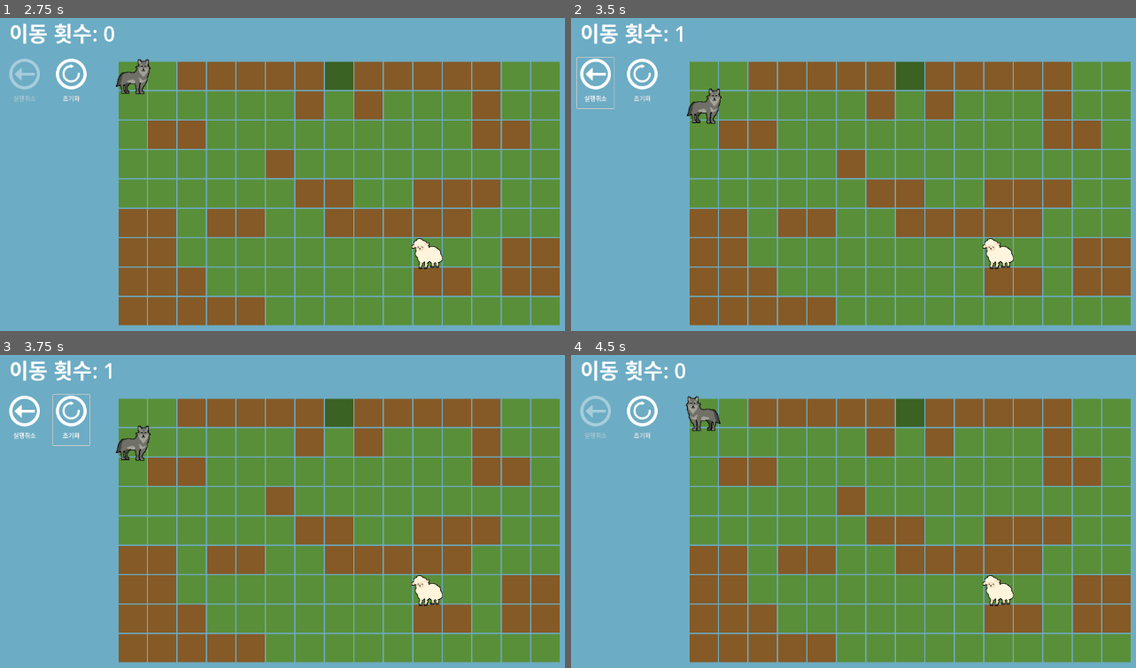
Above: before the commit, frames 1-4 (two rows, left to right).
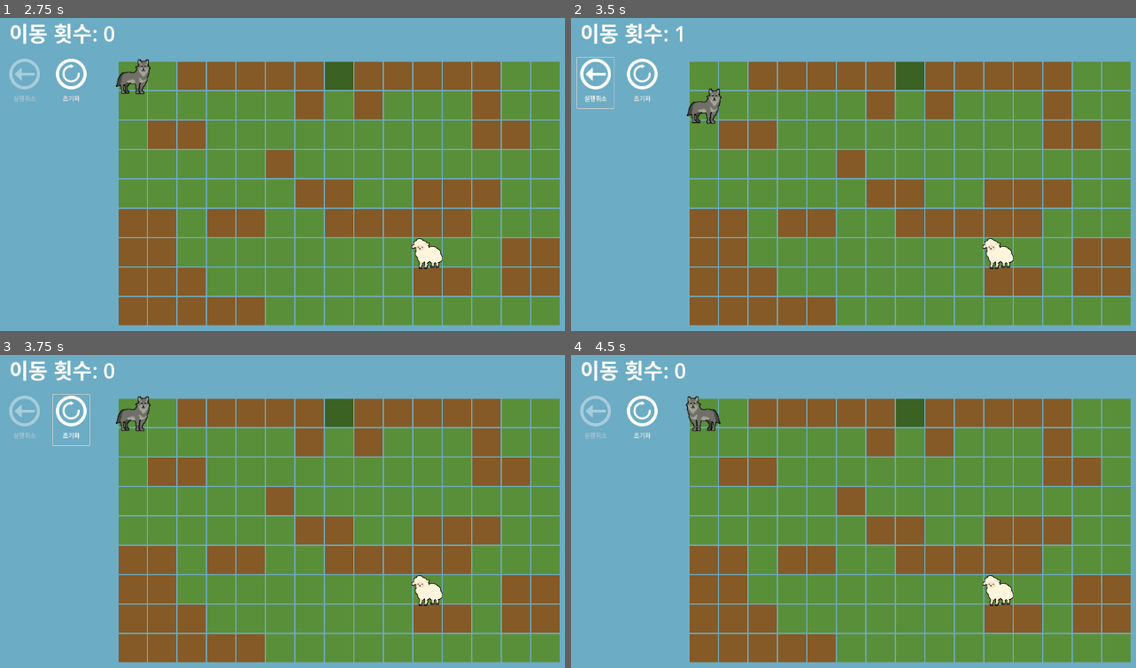
Above: after the commit, the same moments.

Repository: bnnajh7411-a11y/sokoban
Game: Godot game, scene res://scenes/Main.tscn
Two runs of this game, one before a commit and one after it. Both use one fixed random seed, a clock stepped at 60 frames per second and the inputs below.
Inputs:
- Up to frame 1 (2.75 s): click "초기화" at 0.5 s; tap Enter at 1.25 s; hold Right (ui_right) 1.28-2 s; click "실행취소" at 2 s
- Up to frame 2 (3.5 s): tap Space at 2.75 s; hold Down (ui_down) from 2.78 s (still down)
- Up to frame 3 (3.75 s): tap Enter at 3.5 s; release Down (ui_down) at 3.53 s; hold Right (ui_right) from 3.53 s (still down)
- Up to frame 4 (4.5 s): tap Space at 4.25 s; release Right (ui_right) at 4.28 s; hold Up (ui_up) from 4.28 s (still down)

Frames 1-2 are identical in both runs. In frame 3, 1.1% of the frame differs, in the area x 1-27%, y 2-34%; in frame 4, nothing differs.

Commit message:
실행취소 이제 됨.

Diff:
--- a/Main.gd
+++ b/Main.gd
@@ -68,8 +68,10 @@
 	if not restart_button.pressed.is_connected(_on_restart_button_pressed):
 		restart_button.pressed.connect(_on_restart_button_pressed)
 
-	if undo_button != null and not undo_button.pressed.is_connected(_on_undo_button_pressed):
-		undo_button.pressed.connect(_on_undo_button_pressed)
+	if undo_button != null:
+		undo_button.action_mode = BaseButton.ACTION_MODE_BUTTON_PRESS
+		if not undo_button.pressed.is_connected(_on_undo_button_pressed):
+			undo_button.pressed.connect(_on_undo_button_pressed)
 
 	_update_undo_button_ui()
 
@@ -82,7 +84,14 @@
 	if undo_button == null:
 		return
 
-	undo_button.disabled = _undo_history.is_empty() or ((_is_turn_active or _has_active_motion()) and not _undo_chain_running)
+	undo_button.disabled = not _can_request_undo()
+
+
+func _can_request_undo() -> bool:
+	if _undo_history.is_empty():
+		return false
+
+	return _undo_chain_running or not (_is_turn_active or _has_active_motion())
 
 
 func _capture_undo_state() -> void:
@@ -293,10 +302,10 @@
 
 
 func _on_undo_button_pressed() -> void:
-	if _undo_history.is_empty() or (_has_active_motion() and not _undo_chain_running):
-		return
-
-	_pending_undo_requests += 1
+	if not _can_request_undo():
+		return
+
+	_pending_undo_requests = min(_pending_undo_requests + 1, _undo_history.size())
 	_update_undo_button_ui()
 	_schedule_undo_queue()
 
@@ -321,6 +330,8 @@
 		var restore_duration: float = _restore_undo_state(snapshot, true)
 		if restore_duration > 0.0:
 			await get_tree().create_timer(restore_duration).timeout
+			while _has_active_motion():
+				await get_tree().process_frame
 
 	_pending_undo_requests = 0
 
